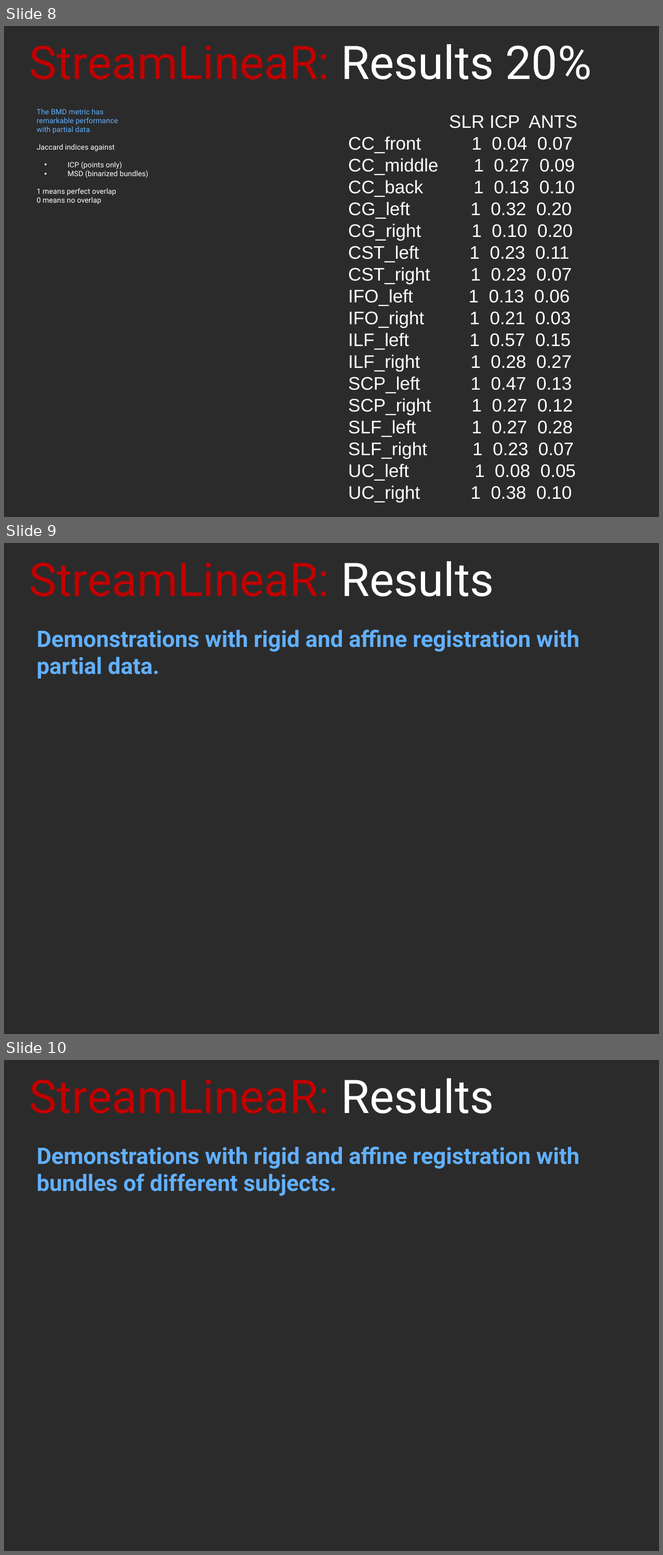
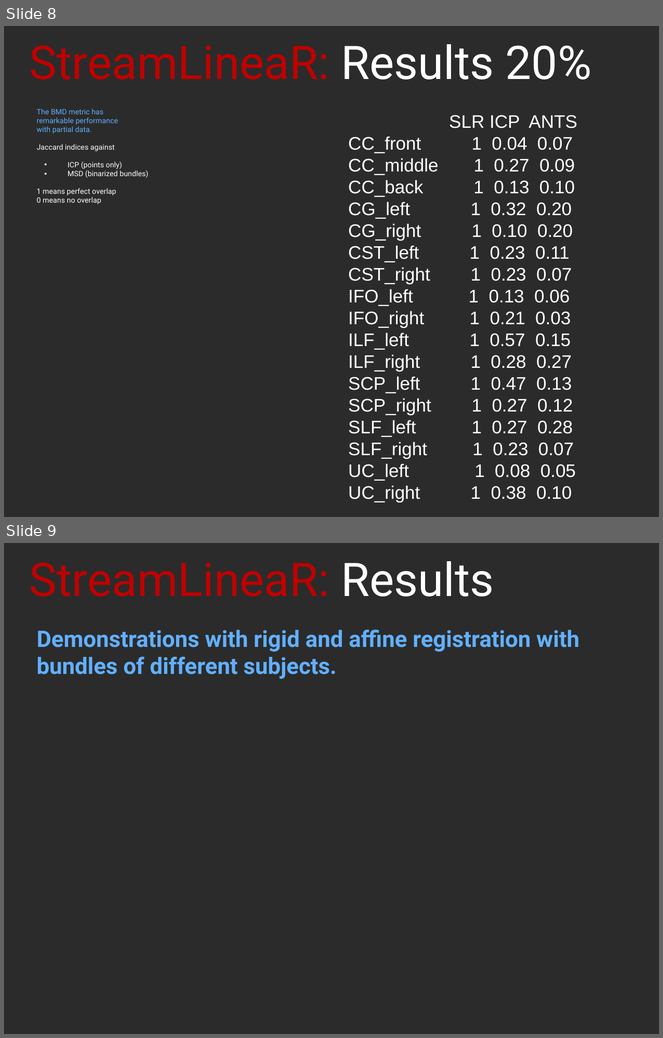
Before and after one commit to Garyfallidis/meta_didaktoriko, a slide deck: ismrm2014/oral/bundle_alignment.ppt. Shown one above the other, each under a label of ours: slides 8, 9 and 10 before the commit, slides 8 and 9 after it. The pictures are 663x1555 and 663x1038 pixels, drawn with LibreOffice and Linux fonts; fonts in the diff are those of the drawing; background and template pictures are left out; a plain dark background stands for a picture behind light text. Boxes give left, top, right and bottom in pixels: in the first picture for what was removed or moved away, otherwise in the second. Text is boxed around its words. In the diff, an @@ line names an element or a change of style, - is before the commit and + after.

Commit message:
Yo

```diff
--- a/ismrm2014/oral/bundle_alignment.ppt
+++ b/ismrm2014/oral/bundle_alignment.ppt
@@ slide 9 removed at (4,543,659,1034), background picture (left out) @@
@@ title removed at (29,561,494,597) @@
-StreamLineaR: Results
@@ text removed at (37,629,580,679) @@
-Demonstrations with rigid and affine registration with
-partial data.
@@ what was slide 10 is now slide 9 @@
```
